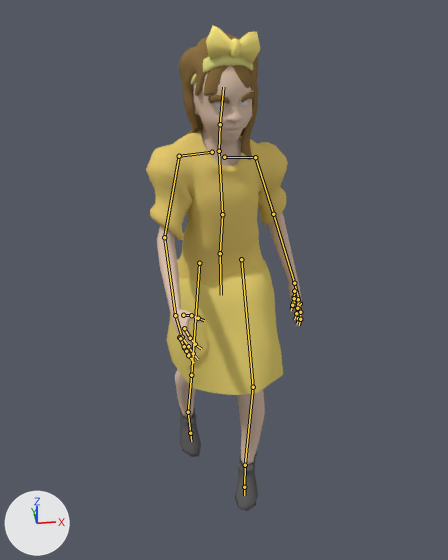
What one commit did to the Blender file models/MissyDubourde/Missy.blend.
Rendered twice from a camera (50 mm lens) standing at (-0.167, -1.463, 1.446) and looking at (-0.001, -0.058, 0.704). Lighting does not change. The marker at lower left points along +X, +Y and +Z. Both versions are drawn at frame 0 of the action 'ArmatureAction.001'; the numbers are the values there. The bones that bend it are drawn over the model as lines.

Names of what the first picture shows: 'Body', 'Bow', 'EyebrowL', 'EyebrowR', 'Eyes', 'Hair', 'Hairband', 'Shirt', 'ShoeL', 'ShoeR', 'Skirt'.
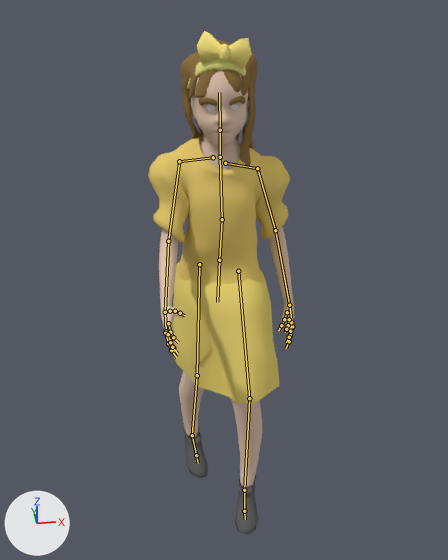
Commit message: Improved walking animation

The edits, one by one:
Bone 'ik-leg.L' (bone_ik_leg_l) moves from (-0.39, -0.48, -0.28) to (-0.43, -0.4, -0.63).
Bone 'Base' (bone_base) moves from (-0.07, 0.0, -0.16) to (-0.07, -0.05, 0.01).
Bone 'Base' (bone_base) turns from (4, 0, -3) to (1, -1, -2) degrees about its own x, y and z.
Bone 'Chest' (bone_chest) turns from (0, 10, 2) to (-1, -3, 1) degrees about its own x, y and z.
Bone 'Collar.L' (bone_collar_l) turns from (0, -1, -4) to (0, 0, -9) degrees about its own x, y and z.
Bone 'Collar.R' (bone_collar_r) turns from (0, -1, -4) to (0, 0, 1) degrees about its own x, y and z.
Bone 'Pelvis' (bone_pelvis) turns from (0, 0, 0) to (1, 32, 4) degrees about its own x, y and z.
Bone 'ik-leg.R' (bone_ik_leg_r) moves from (0.22, 0.0, 0.91) to (0.26, 0.2, 0.57).

Boxes (x1, y1, x2, y2) around the edits, measured in the pictures (448 x 560 px):
'Shirt', posed
    before: (146, 130, 288, 284)
    after: (148, 136, 290, 286)
'Body', posed (7% narrower)
    before: (157, 66, 303, 465)
    after: (159, 70, 294, 488)
'Skirt', posed (8% narrower)
    before: (167, 259, 283, 395)
    after: (173, 261, 280, 405)
'Hair', posed
    before: (179, 33, 259, 160)
    after: (180, 40, 257, 168)
'Bow', posed
    before: (206, 25, 260, 64)
    after: (197, 31, 252, 69)
'ShoeL', posed
    before: (235, 453, 258, 511)
    after: (235, 475, 258, 534)
'ShoeR', posed (13% wider)
    before: (179, 406, 201, 457)
    after: (183, 427, 208, 478)
'Hairband', posed
    before: (191, 53, 253, 85)
    after: (187, 58, 246, 89)
'EyebrowR', posed (13% narrower)
    before: (208, 95, 230, 104)
    after: (199, 97, 218, 106)
'EyebrowL', posed (21% wider, 9% shorter)
    before: (241, 92, 254, 102)
    after: (229, 96, 245, 105)
bone 'Chest', root to tip
    before: (222, 214) to (219, 151)
    after: (222, 219) to (220, 157)
bone 'Collar.L', root to tip
    before: (224, 157) to (255, 157)
    after: (225, 163) to (257, 168)
bone 'Collar.R', root to tip
    before: (212, 152) to (179, 156)
    after: (213, 157) to (179, 161)
bone 'Pelvis', root to tip
    before: (220, 253) to (221, 295)
    after: (219, 260) to (217, 302)
